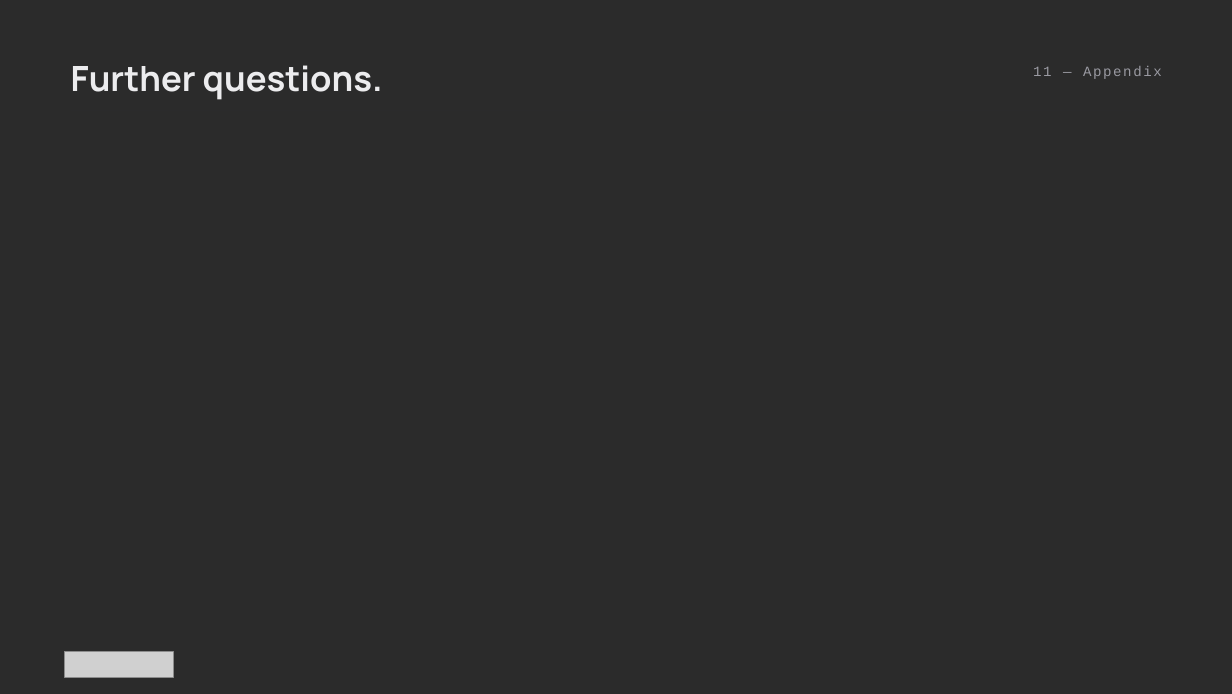
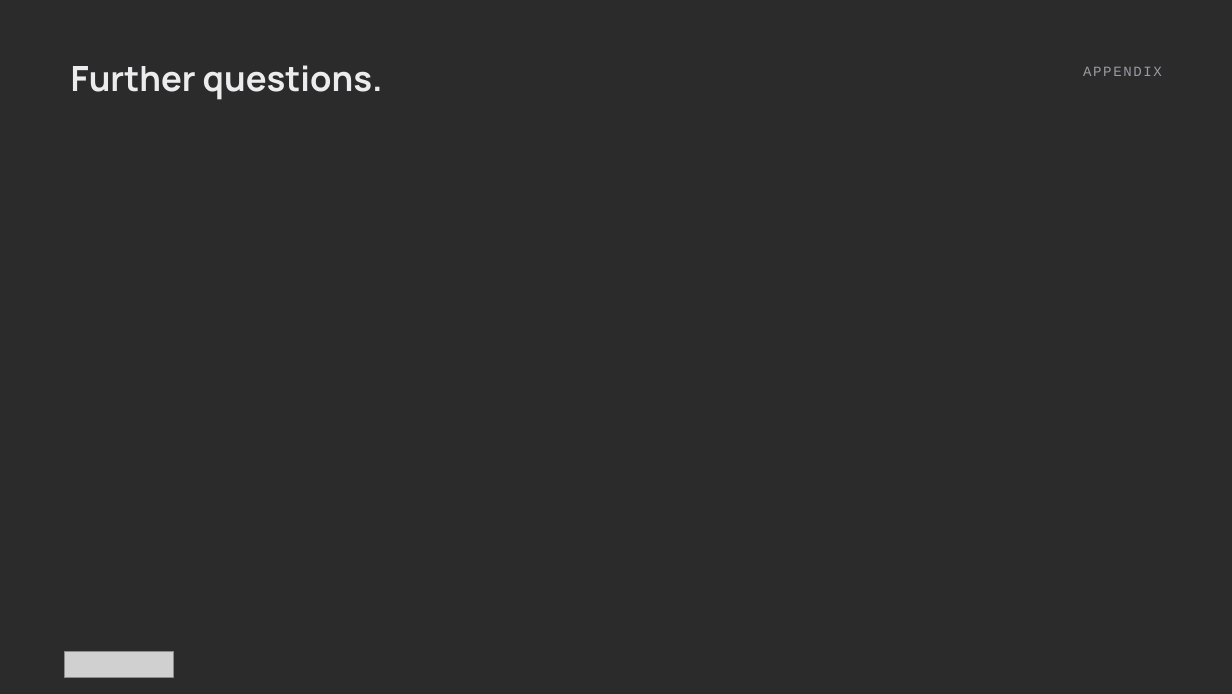
Before and after one commit to athenarunai-gif/Athena, a slide deck: slide 11 of deck/Pitch_Deck_AthenaRun_v2.pptx. Drawn at 1232x694 pixels with LibreOffice and Linux fonts; fonts in the diff are those of the drawing; grey boxes stand for pictures; background and template pictures are left out; a plain dark background stands for a picture behind light text. Boxes give left, top, right and bottom in pixels: in the first picture for what was removed or moved away, otherwise in the second. Text is boxed around its words. In the diff, an @@ line names an element or a change of style, - is before the commit and + after.

```diff
--- a/deck/Pitch_Deck_AthenaRun_v2.pptx
+++ b/deck/Pitch_Deck_AthenaRun_v2.pptx
@@ text at (1083,67,1162,76): text changed @@
-11 — Appendix
+APPENDIX
```
Also in this commit, not shown: 9 other slides changed, 3 slides added, 3 slides removed, 5 other files.
